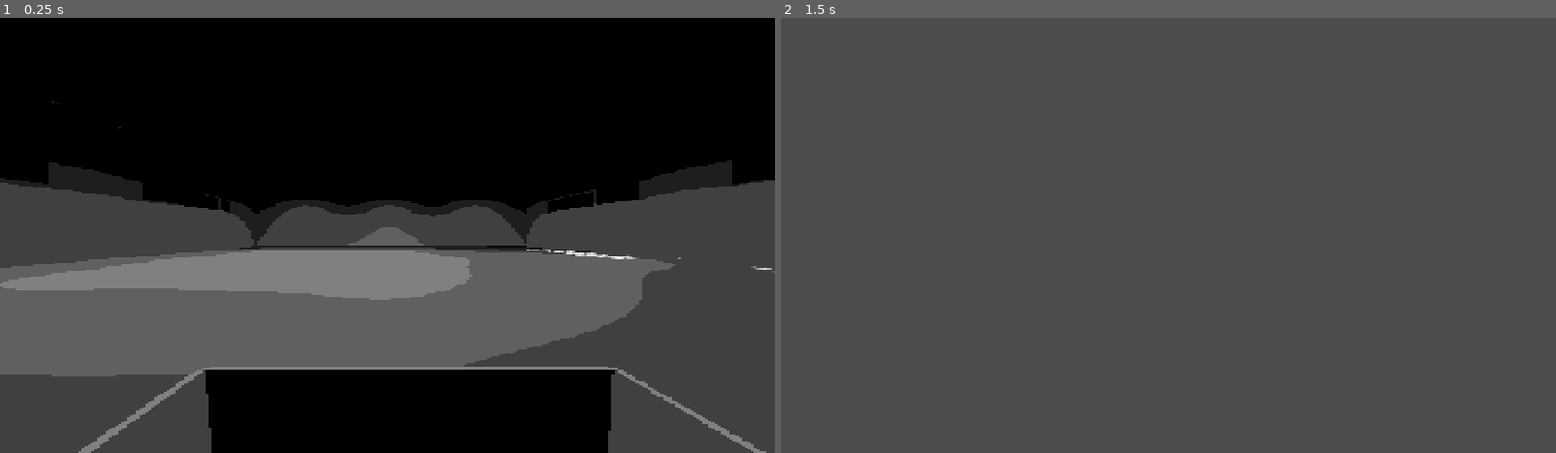
Above: before the commit, frames 1-2 (left to right).
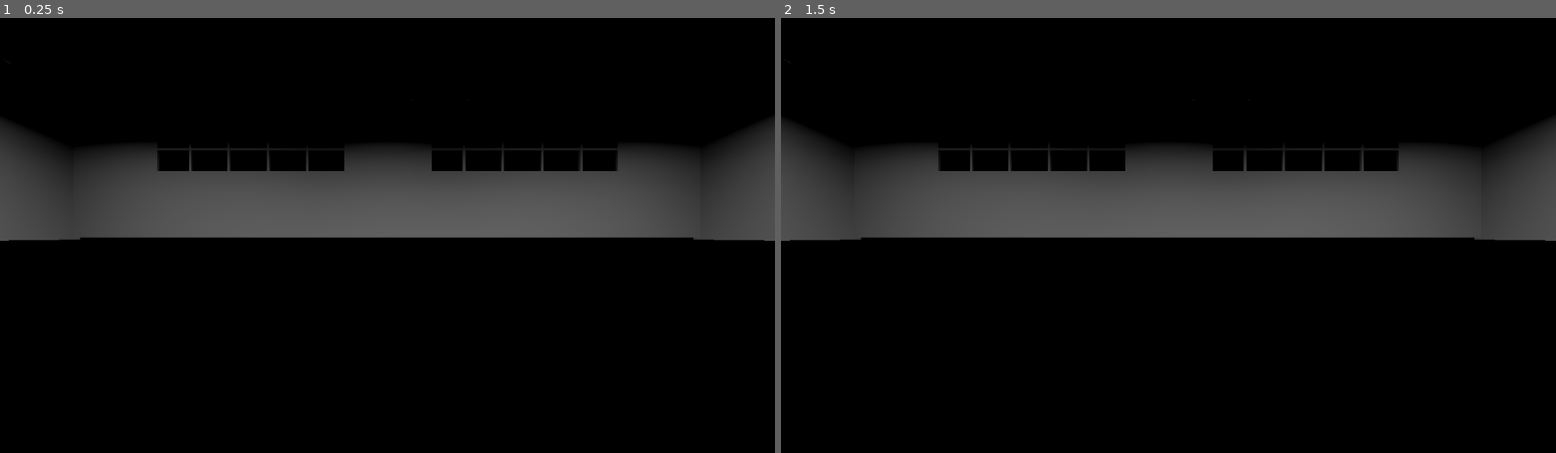
Above: after the commit, the same moments.

Repository: kylepfurey/Godotions
Game: Godot game, scene res://mainhideout.tscn
Two runs of this game, one before a commit and one after it. Both use one fixed random seed, a clock stepped at 60 frames per second and the inputs below.
Inputs:
- Up to frame 1 (0.25 s): no input
- Up to frame 2 (1.5 s): tap Enter at 0.5 s; hold J (test_hit) 0.53-1.28 s; tap Space at 1.25 s; tap J (test_hit) at 1.35 s

The runs differ from the first frame. In frame 1, 52% of the frame differs, in the area x 0-100%, y 10-100%; in frame 2, 84%, in the area x 0-100%, y 0-100%.

Commit message:
Splitscreen 2: The Second Player

Diff:
--- a/godotions/project.godot
+++ b/godotions/project.godot
@@ -24,6 +24,10 @@
 PointManager="*uid://b0rge80trgsn4"
 Splitscreen="*uid://dn2gele14t8vx"
 
+[display]
+
+window/subwindows/embed_subwindows=false
+
 [input]
 
 test_hit={
--- a/godotions/splitscreen.gd
+++ b/godotions/splitscreen.gd
@@ -8,15 +8,12 @@
 	parent_window = get_window()
 	parent_window.title = "Player 1"
 	parent_window.position = Vector2.ZERO
-	parent_window.size = Vector2(1920, 1080)
+	parent_window.size = DisplayServer.screen_get_size()
 	parent_window.unresizable = false
 	parent_window.transient = true
-	await get_tree().create_timer(1.0).timeout
-	split()
-	await get_tree().create_timer(3.0).timeout
-	combine()
+	split(Camera3D.new())
 
-func split() -> Window:
+func split(camera: Camera3D) -> Window:
 	if child_window:
 		return child_window
 	print("Splitscreen.split()")
@@ -30,6 +27,9 @@
 	child_window.transient = true
 	child_window.world_2d = parent_window.world_2d
 	child_window.world_3d = parent_window.world_3d
+	child_window.close_requested.connect(parent_window.queue_free)
+	child_window.add_child(camera)
+	camera.make_current()
 	return child_window
 
 func combine():
